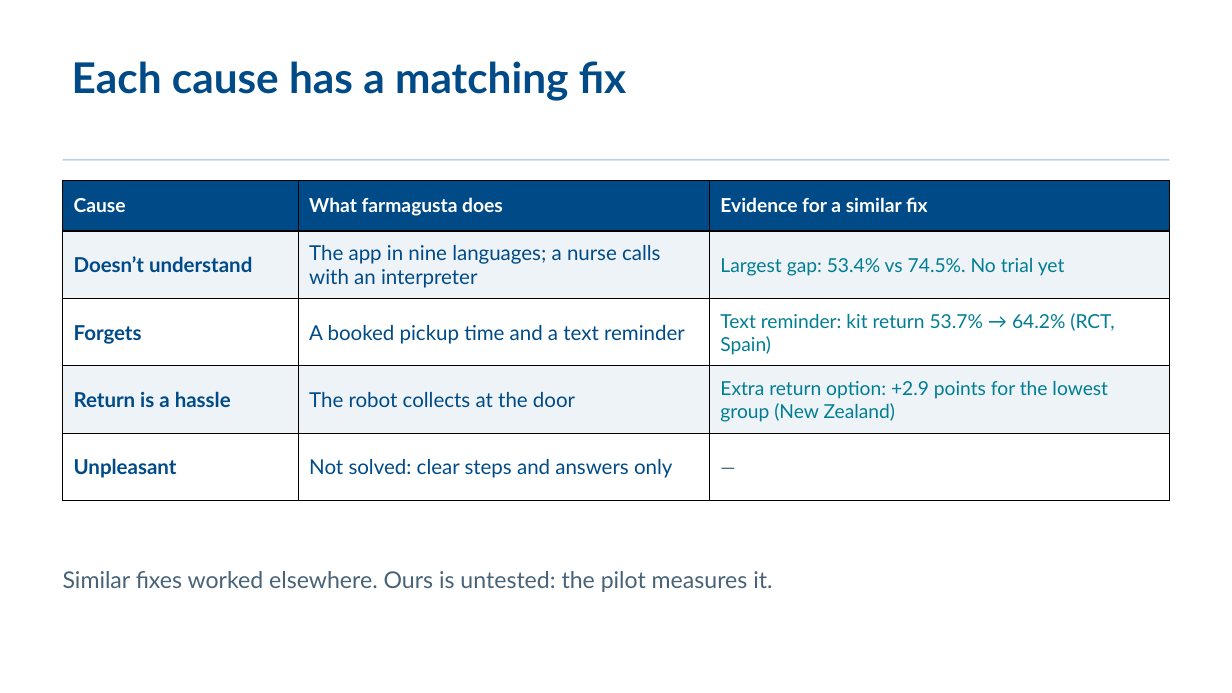
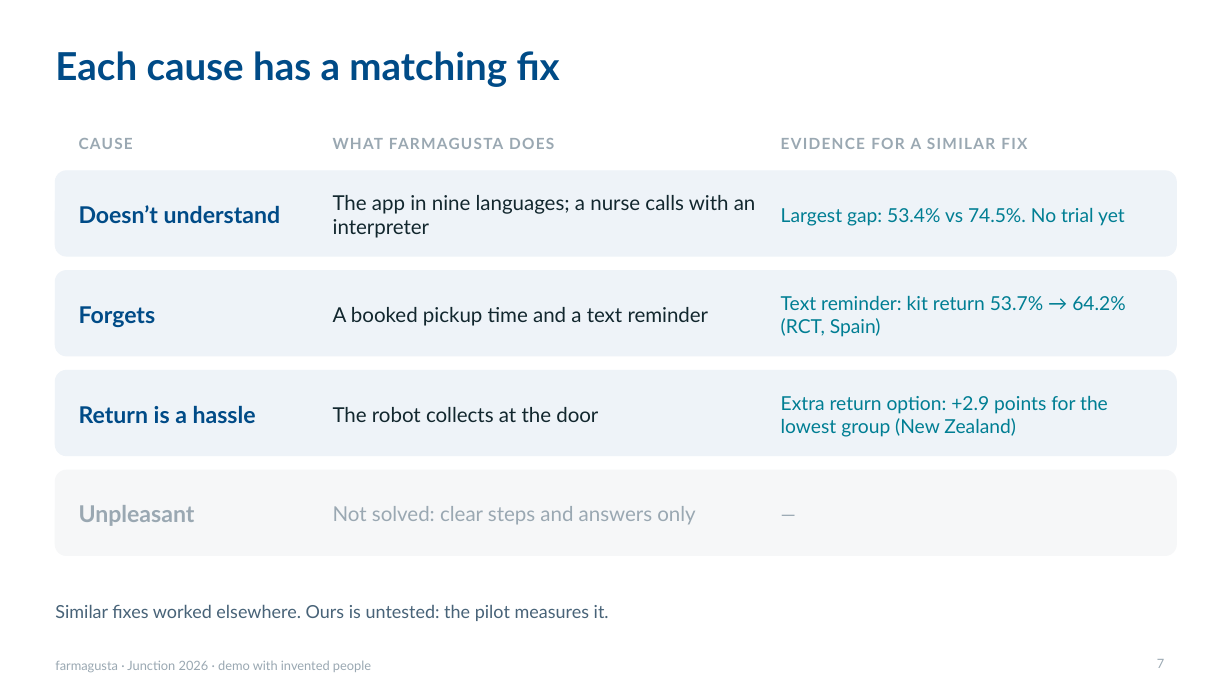
Before and after one commit to rromppanen/junction26, a slide deck: slide 7 of docs/pitch/farmagusta-screening-attendance.pptx. Drawn at 1232x693 pixels with LibreOffice and Linux fonts; fonts in the diff are those of the drawing. Boxes give left, top, right and bottom in pixels: in the first picture for what was removed or moved away, otherwise in the second. Text is boxed around its words. In the diff, an @@ line names an element or a change of style, - is before the commit and + after.

```diff
--- a/docs/pitch/farmagusta-screening-attendance.pptx
+++ b/docs/pitch/farmagusta-screening-attendance.pptx
@@ title "Each cause has a matching ...": place and size @@
-title "Each cause has a matching ..." at [72, 61, 627, 101]
+title "Each cause has a matching ..." at [55, 51, 560, 87]
@@ title "Each cause has a matching ..." at [55, 51, 560, 87]: size 33 to 30 pt @@
@@ text added at [79, 138, 133, 149], 12 pt, text #9AA8B2, bold @@
+CAUSE
@@ text added at [333, 138, 554, 149], 12 pt, text #9AA8B2, bold @@
+WHAT FARMAGUSTA DOES
@@ text added at [781, 138, 1027, 149], 12 pt, text #9AA8B2, bold @@
+EVIDENCE FOR A SIMILAR FIX
@@ rounded rectangle added at [55, 171, 1177, 256], fill #EEF3F8, outline #EEF3F8 1 pt @@
@@ rectangle removed at [63, 159, 1170, 161] @@
@@ table removed at [63, 180, 1170, 501], 5 rows, 3 columns @@
-Cause | What farmagusta does | Evidence for a similar fix
-Doesn’t understand | The app in nine languages; a nurse calls with an interpreter | Largest gap: 53.4% vs 74.5%. No trial yet
-Forgets | A booked pickup time and a text reminder | Text reminder: kit return 53.7% → 64.2% (RCT, Spain)
-Return is a hassle | The robot collects at the door | Extra return option: +2.9 points for the lowest group (New Zealand)
-Unpleasant | Not solved: clear steps and answers only | —
@@ text added at [79, 205, 281, 223], 18 pt, text #004B87, bold @@
+Doesn’t understand
@@ text added at [333, 195, 756, 238], 16 pt, text #12272E @@
+The app in nine languages; a nurse calls with an interpreter
@@ text added at [781, 207, 1125, 226], 15 pt, text #007E93 @@
+Largest gap: 53.4% vs 74.5%. No trial yet
@@ rounded rectangle added at [55, 271, 1177, 356], fill #EEF3F8, outline #EEF3F8 1 pt @@
@@ text added at [781, 295, 1125, 337], 15 pt, text #007E93 @@
+Text reminder: kit return 53.7% → 64.2% (RCT, Spain)
@@ text added at [79, 306, 156, 327], 18 pt, text #004B87, bold @@
+Forgets
@@ text added at [333, 307, 709, 326], 16 pt, text #12272E @@
+A booked pickup time and a text reminder
@@ rounded rectangle added at [55, 371, 1177, 456], fill #EEF3F8, outline #EEF3F8 1 pt @@
@@ text added at [79, 405, 256, 423], 18 pt, text #004B87, bold @@
+Return is a hassle
@@ text added at [333, 407, 598, 422], 16 pt, text #12272E @@
+The robot collects at the door
@@ text added at [781, 395, 1108, 437], 15 pt, text #007E93 @@
+Extra return option: +2.9 points for the lowest group (New Zealand)
@@ rounded rectangle added at [55, 470, 1177, 555], fill #F6F7F8, outline #F6F7F8 1 pt @@
@@ text added at [79, 505, 195, 526], 18 pt, text #9AA8B2, bold @@
+Unpleasant
@@ text added at [333, 506, 695, 525], 16 pt, text #9AA8B2 @@
+Not solved: clear steps and answers only
@@ text added at [781, 482, 1160, 546], 15 pt, text #9AA8B2 @@
+—
@@ text "Similar fixes worked elsewhere. Ours ...": place and size @@
-text "Similar fixes worked elsewhere. Ours ..." at [63, 571, 772, 592]
+text "Similar fixes worked elsewhere. Ours ..." at [55, 604, 609, 621]
@@ text "Similar fixes worked elsewhere. Ours ..." at [55, 604, 609, 621]: size 18 to 14 pt @@
@@ page number added at [1157, 659, 1164, 668], 10 pt, text #9AA8B2 @@
+7
@@ text added at [55, 661, 371, 672], 10 pt, text #9AA8B2 @@
+farmagusta · Junction 2026 · demo with invented people
```
Also in this commit, not shown: 13 other slides changed, 4 slides added, 5 slides removed.
